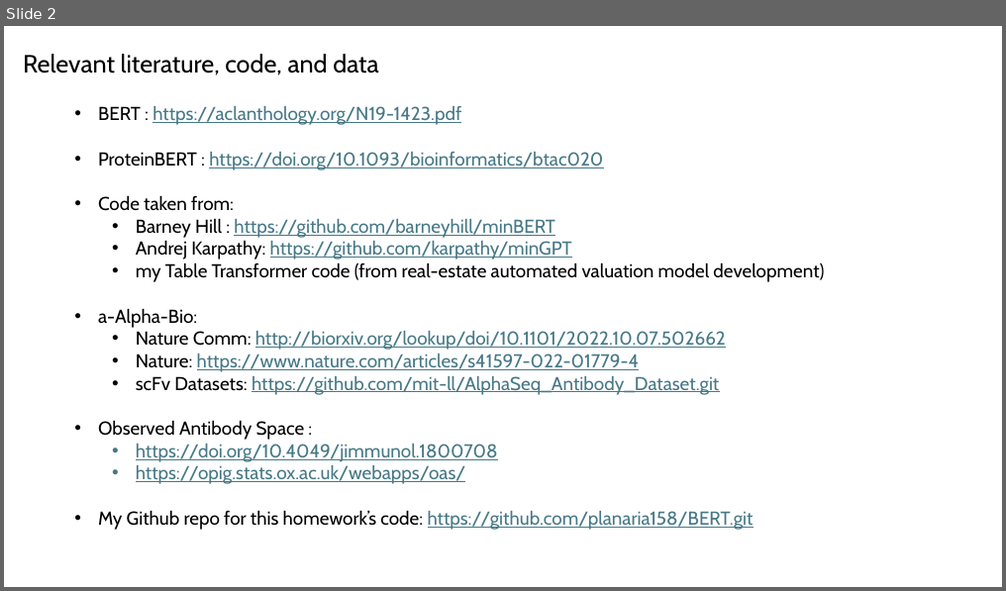
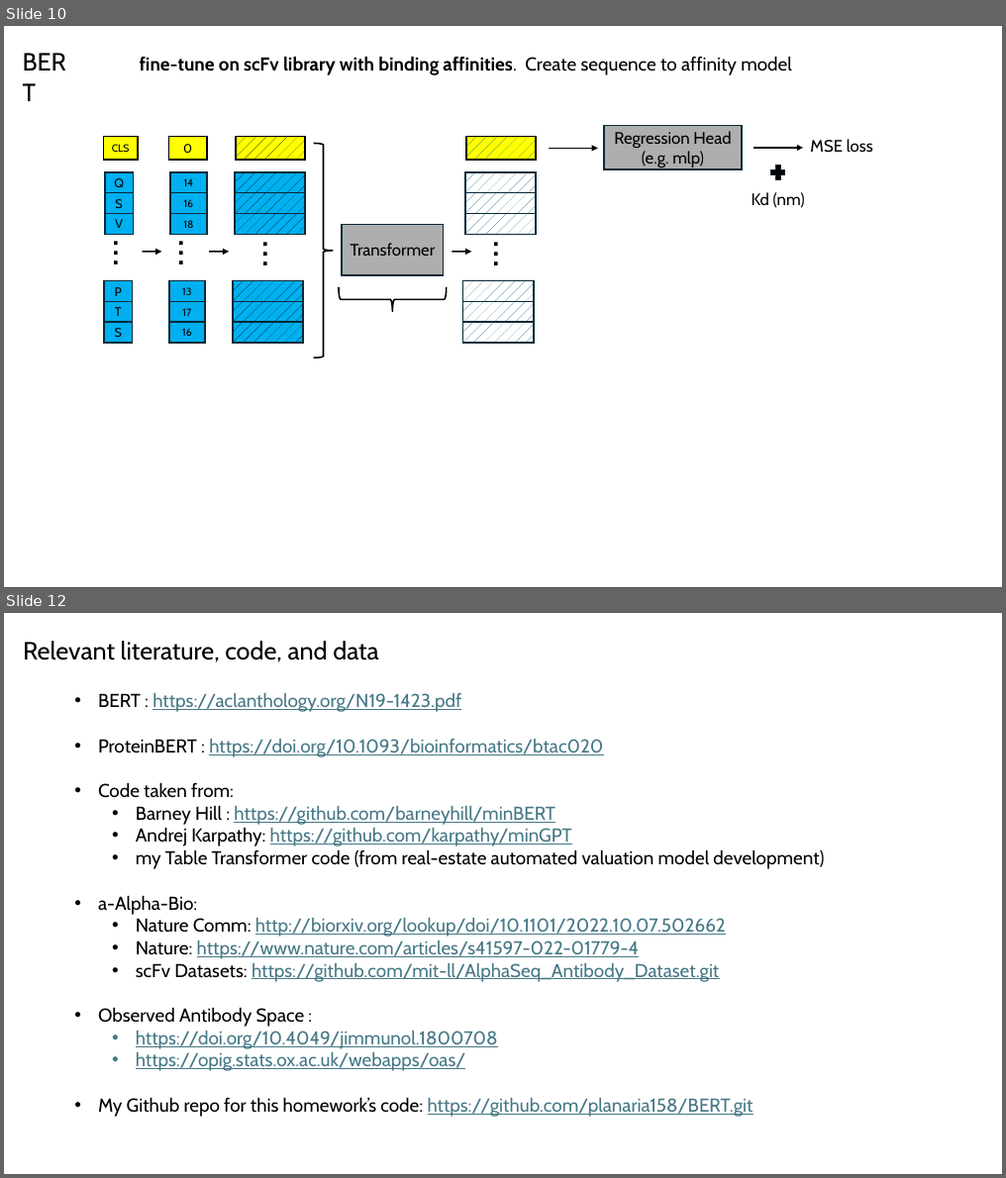
Before and after one commit to planaria158/BERT-antibody-antigen-binding-energy, a slide deck: Homework-aAlphaBio.pptx. Shown one above the other, each under a label of ours: slide 2 before the commit, slides 10 and 12 after it; the slides between them are not shown. The pictures are 1006x591 and 1006x1178 pixels, drawn with LibreOffice and Linux fonts; fonts in the diff are those of the drawing. Boxes give left, top, right and bottom in pixels: in the first picture for what was removed or moved away, otherwise in the second. Text is boxed around its words. In the diff, an @@ line names an element or a change of style, - is before the commit and + after.

```diff
--- a/Homework-aAlphaBio.pptx
+++ b/Homework-aAlphaBio.pptx
@@ slide 10 added at (4, 26, 1002, 587), background #FFFFFF @@
@@ text added at (15, 43, 86, 79), 24 pt, text #000000 @@
+BERT
@@ text added at (140, 56, 792, 76), 18 pt, text #000000, bold @@
+fine-tune on scFv library with binding affinities. Create sequence to affinity model
@@ group added at (102, 126, 873, 359): 30 rectangles, 6 texts, 5 arrows, 1 right brace, 1 left brace, 1 plus sign @@
+Transformer
+Q
+S
+V
+…
+CLS
+P
+T
+S
+…
+14
+16
+18
+0
+13
+17
+16
+…
+…
+Regression Head
+(e.g. mlp)
+Kd (nm)
+MSE loss
@@ what was slide 2 is now slide 12 @@
```
Also in this commit, not shown: 3 slides changed, 8 other slides added, 1 slide removed.
